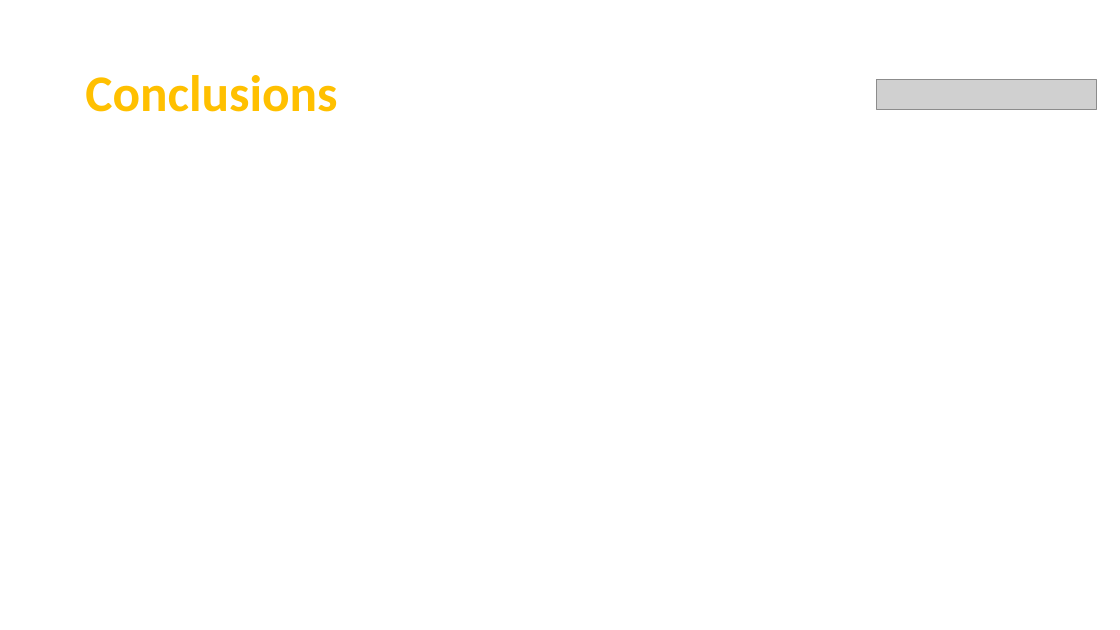
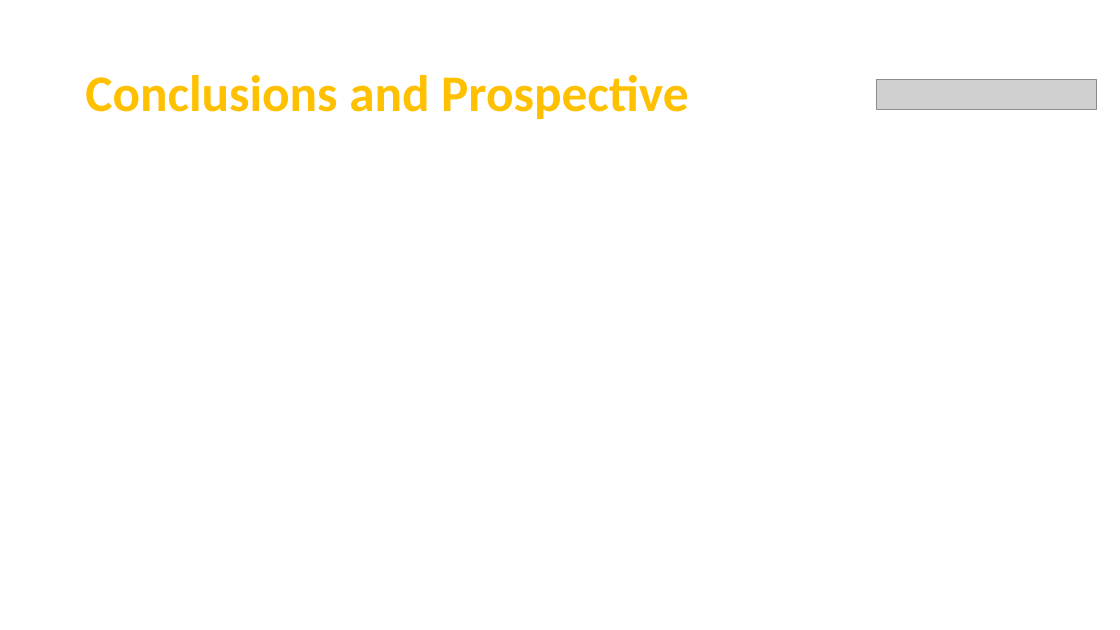
Before and after one commit to Team7-MSBA/Machine-Learning-Final-Project, a slide deck: slide 17 of FinalPresentation.pptx (slide 16 before the commit). Drawn at 1120x630 pixels with LibreOffice and Linux fonts; fonts in the diff are those of the drawing; grey boxes stand for pictures. Boxes give left, top, right and bottom in pixels: in the first picture for what was removed or moved away, otherwise in the second. Text is boxed around its words. In the diff, an @@ line names an element or a change of style, - is before the commit and + after.

```diff
--- a/FinalPresentation.pptx
+++ b/FinalPresentation.pptx
@@ title at [85,75,688,119]: text changed @@
-Conclusions
+Conclusions and Prospective
```
Also in this commit, not shown: 9 other slides changed, 5 slides added, 1 slide removed.
